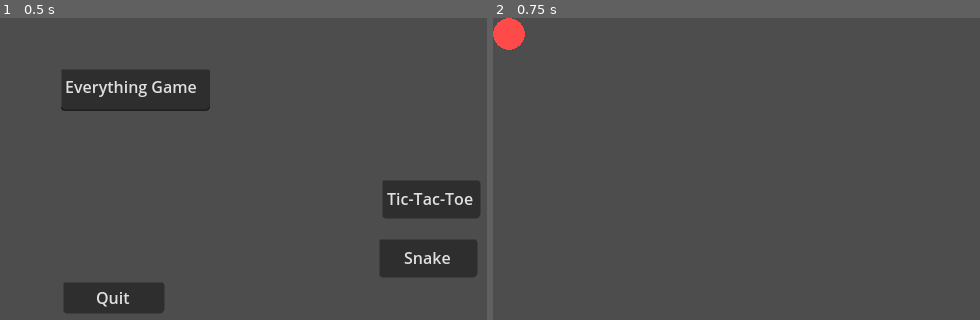
Above: before the commit, frames 1-2 (left to right).
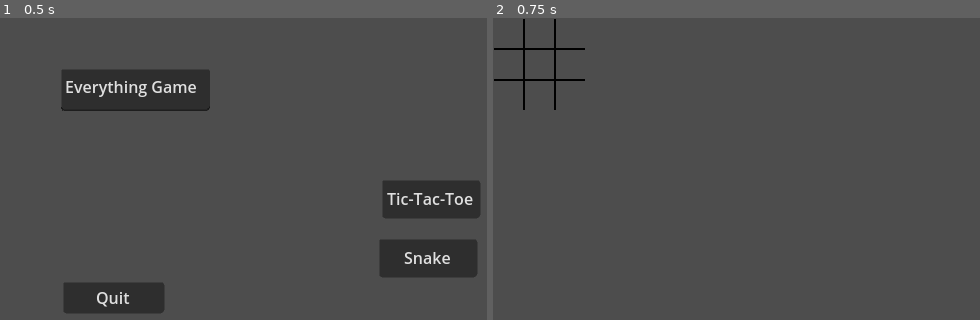
Above: after the commit, the same moments.

Repository: ZevZX/Everything-Game
Game: Godot game, scene res://game/main_menu/main_menu.tscn
Same seed, same stepped clock (60 frames per second), same inputs: the game is played once before the commit and once after it.
Inputs:
- Up to frame 1 (0.5 s): no input
- Up to frame 2 (0.75 s): click "Tic-Tac-Toe" at 0.5 s

Frame 1 is identical in both runs. In frame 2, 1.0% of the frame differs, in the area x 0-19%, y 0-31%.

Commit message:
snake error fixes

Diff:
--- a/game/main_menu/main_menu.tscn
+++ b/game/main_menu/main_menu.tscn
@@ -1,6 +1,7 @@
-[gd_scene load_steps=3 format=3 uid="uid://dy0688vhr1ud6"]
+[gd_scene load_steps=4 format=3 uid="uid://dy0688vhr1ud6"]
 
-[ext_resource type="Script" path="res://game/main_menu/start_button.gd" id="1_3sroh"]
+[ext_resource type="Script" path="res://game/main_menu/tic_tac_toe.gd" id="1_3sroh"]
+[ext_resource type="Script" path="res://game/main_menu/snake.gd" id="2_3npo2"]
 [ext_resource type="Script" path="res://game/main_menu/quit_button.gd" id="2_cqha5"]
 
 [node name="start_menu" type="Node2D"]
@@ -30,7 +31,7 @@
 offset_right = 477.0
 offset_bottom = 259.0
 text = "Snake"
-script = ExtResource("1_3sroh")
+script = ExtResource("2_3npo2")
 metadata/_edit_use_anchors_ = true
 
 [node name="quit_button" type="Button" parent="CanvasLayer"]
--- a/game/main_menu/quit_button.gd
+++ b/game/main_menu/quit_button.gd
@@ -1,15 +1,4 @@
 extends Button
-
-
-# Called when the node enters the scene tree for the first time.
-func _ready():
-	pass # Replace with function body.
-
-
-# Called every frame. 'delta' is the elapsed time since the previous frame.
-func _process(delta):
-	pass
-
 
 func _on_pressed():
 	get_tree().quit()
--- /dev/null
+++ b/game/main_menu/snake.gd
@@ -0,0 +1,4 @@
+extends Button
+
+func _on_pressed():
+	get_tree().change_scene_to_file("res://game/snake/snake.tscn")
--- a/game/main_menu/start_button.gd
+++ /dev/null
@@ -1,15 +0,0 @@
-extends Button
-
-
-# Called when the node enters the scene tree for the first time.
-func _ready():
-	pass # Replace with function body.
-
-
-# Called every frame. 'delta' is the elapsed time since the previous frame.
-func _process(delta):
-	pass
-
-
-func _on_pressed():
-	get_tree().change_scene_to_file("res://game/snake/snake.tscn")
--- /dev/null
+++ b/game/main_menu/tic_tac_toe.gd
@@ -0,0 +1,4 @@
+extends Button
+
+func _on_pressed():
+	get_tree().change_scene_to_file("res://game/tic_tac_toe/tic_tac_toe.tscn")
--- /dev/null
+++ b/game/snake/Score.gd
@@ -0,0 +1,9 @@
+extends Node2D
+
+@onready var screen_size = get_viewport().size
+
+func _ready():
+	$Apple.position = Vector2(screen_size.x - 60,screen_size.y - 40)
+	$ScoreText.position = Vector2(screen_size.x - 40,screen_size.y - 50)
+func update_score(snake_length):
+	$ScoreText.text = str(snake_length - 2)
--- /dev/null
+++ b/game/snake/Score.tscn
@@ -0,0 +1,15 @@
+[gd_scene load_steps=3 format=3 uid="uid://begfbj2y7p6u2"]
+
+[ext_resource type="Script" path="res://game/snake/Score.gd" id="1_1bye8"]
+[ext_resource type="Texture2D" uid="uid://b0u472rik42fq" path="res://game/snake/apple.png" id="2_kxygb"]
+
+[node name="Score" type="Node2D" groups=["ScoreGroup"]]
+script = ExtResource("1_1bye8")
+
+[node name="ScoreText" type="Label" parent="."]
+offset_right = 40.0
+offset_bottom = 23.0
+text = "0"
+
+[node name="Apple" type="Sprite2D" parent="."]
+texture = ExtResource("2_kxygb")
--- a/game/snake/snake.gd
+++ b/game/snake/snake.gd
@@ -3,7 +3,7 @@
 const SNAKE = 0
 const APPLE = 1
 var apple_pos
-var snake_body = [Vector2(5,10),Vector2(4,10),Vector2(3,10)]
+var snake_body = [Vector2(5,5),Vector2(4,5),Vector2(3,5)]
 var snake_direction = Vector2(1,0)
 var add_apple = false
 
@@ -17,11 +17,9 @@
 	return Vector2(x,y)
 
 func draw_apple():
-	$SnakeApple.set_cell(apple_pos.x,apple_pos.y,APPLE)
+	$SnakeApple.set_cell(0,apple_pos,APPLE)
 
 func draw_snake():
-#	for block in snake_body:
-#		$SnakeApple.set_cell(block.x,block.y,SNAKE,false,false,false,Vector2(8,0))
 
 	for block_index in snake_body.size():
 		var block = snake_body[block_index]
@@ -29,41 +27,41 @@
 		if block_index == 0:
 			var head_dir = relation2(snake_body[0],snake_body[1])
 			if head_dir == 'right':
-				$SnakeApple.set_cell(block.x,block.y,SNAKE,true,false,false,Vector2(2,0))
+				$SnakeApple.set_cell(0,block,SNAKE,Vector2(2,0))
 			if head_dir == 'left':
-				$SnakeApple.set_cell(block.x,block.y,SNAKE,false,false,false,Vector2(2,0))
+				$SnakeApple.set_cell(0,block,SNAKE,Vector2(2,0))
 			if head_dir == 'top':
-				$SnakeApple.set_cell(block.x,block.y,SNAKE,false,false,false,Vector2(3,0))
+				$SnakeApple.set_cell(0,block,SNAKE,Vector2(3,0))
 			if head_dir == 'bottom':
-				$SnakeApple.set_cell(block.x,block.y,SNAKE,false,true,false,Vector2(3,0))
+				$SnakeApple.set_cell(0,block,SNAKE,Vector2(3,0))
 		elif block_index == snake_body.size() - 1:
 			var tail_dir = relation2(snake_body[-1],snake_body[-2])
 			if tail_dir == 'right':
-				$SnakeApple.set_cell(block.x,block.y,SNAKE,false,false,false,Vector2(0,0))
+				$SnakeApple.set_cell(0,block,SNAKE,Vector2(0,0))
 			if tail_dir == 'left':
-				$SnakeApple.set_cell(block.x,block.y,SNAKE,true,false,false,Vector2(0,0))
+				$SnakeApple.set_cell(0,block,SNAKE,Vector2(0,0))
 			if tail_dir == 'top':
-				$SnakeApple.set_cell(block.x,block.y,SNAKE,false,true,false,Vector2(0,1))
+				$SnakeApple.set_cell(0,block,SNAKE,Vector2(0,1))
 			if tail_dir == 'bottom':
-				$SnakeApple.set_cell(block.x,block.y,SNAKE,false,false,false,Vector2(0,1))
+				$SnakeApple.set_cell(0,block,SNAKE,Vector2(0,1))
 
 		else:
 			var previous_block = snake_body[block_index + 1] - block
 			var next_block = snake_body[block_index - 1] - block
 
 			if previous_block.x == next_block.x:
-				$SnakeApple.set_cell(block.x,block.y,SNAKE,false,false,false,Vector2(4,1))
+				$SnakeApple.set_cell(0,block,SNAKE,Vector2(4,1))
 			elif previous_block.y == next_block.y:
-				$SnakeApple.set_cell(block.x,block.y,SNAKE,false,false,false,Vector2(4,0))
+				$SnakeApple.set_cell(0,block,SNAKE,Vector2(4,0))
 			else:
 				if previous_block.x == -1 and next_block.y == -1 or next_block.x == -1 and previous_block.y == -1:
-					$SnakeApple.set_cell(block.x,block.y,SNAKE,true,true,false,Vector2(5,0))
+					$SnakeApple.set_cell(0,block,SNAKE,Vector2(5,0))
 				if previous_block.x == -1 and next_block.y == 1 or next_block.x == -1 and previous_block.y == 1:
-					$SnakeApple.set_cell(block.x,block.y,SNAKE,true,false,false,Vector2(5,0))
+					$SnakeApple.set_cell(0,block,SNAKE,Vector2(5,0))
 				if previous_block.x == 1 and next_block.y == -1 or next_block.x == 1 and previous_block.y == -1:
-					$SnakeApple.set_cell(block.x,block.y,SNAKE,false,true,false,Vector2(5,0))
+					$SnakeApple.set_cell(0,block,SNAKE,Vector2(5,0))
 				if previous_block.x == 1 and next_block.y == 1 or next_block.x == 1 and previous_block.y == 1:
-					$SnakeApple.set_cell(block.x,block.y,SNAKE,false,false,false,Vector2(5,0))
+					$SnakeApple.set_cell(0,block,SNAKE,Vector2(5,0))
 
 func relation2(first_block:Vector2,second_block:Vector2):
 	var block_relation = second_block - first_block
@@ -90,7 +88,7 @@
 func delete_tiles(id:int):
 	var cells = $SnakeApple.get_used_cells_by_id(id)
 	for cell in cells:
-		$SnakeApple.set_cell(cell.x,cell.y,-1)
+		$SnakeApple.set_cell(0,cell,-1)
 
 func _input(_event):
 	if Input.is_action_just_pressed("ui_up"):
@@ -128,13 +126,13 @@
 	snake_body = [Vector2(5,10),Vector2(4,10),Vector2(3,10)]
 	snake_direction = Vector2(1,0)
 
-func _on_SnakeTick_timeout():
+func _process(_delta):
+	check_game_over()
+	if apple_pos in snake_body:
+		apple_pos = place_apple()
+
+func _on_snake_tick_timeout():
 	move_snake()
 	draw_apple()
 	draw_snake()
 	check_apple_eaten()
-
-func _process(_delta):
-	check_game_over()
-	if apple_pos in snake_body:
-		apple_pos = place_apple()
--- a/game/snake/snake.tscn
+++ b/game/snake/snake.tscn
@@ -1,10 +1,12 @@
-[gd_scene load_steps=7 format=3 uid="uid://dt00iqg1yef0k"]
+[gd_scene load_steps=8 format=3 uid="uid://dt00iqg1yef0k"]
 
 [ext_resource type="Script" path="res://game/snake/snake.gd" id="1_i2whp"]
-[ext_resource type="Texture2D" uid="uid://qf1qmfago74h" path="res://game/tic_tac_toe/snake_spritesheet.png" id="2_nycye"]
-[ext_resource type="Texture2D" uid="uid://b0u472rik42fq" path="res://game/tic_tac_toe/apple.png" id="3_lg1el"]
+[ext_resource type="Texture2D" uid="uid://qf1qmfago74h" path="res://game/snake/snake_spritesheet.png" id="2_nycye"]
+[ext_resource type="PackedScene" uid="uid://begfbj2y7p6u2" path="res://game/snake/Score.tscn" id="2_ptwel"]
+[ext_resource type="Texture2D" uid="uid://b0u472rik42fq" path="res://game/snake/apple.png" id="3_lg1el"]
 
 [sub_resource type="TileSetAtlasSource" id="TileSetAtlasSource_ucua2"]
+resource_name = "SNAKE"
 texture = ExtResource("2_nycye")
 texture_region_size = Vector2i(32, 32)
 0:0/0 = 0
@@ -61,6 +63,7 @@
 11:3/0 = 0
 
 [sub_resource type="TileSetAtlasSource" id="TileSetAtlasSource_wtmg4"]
+resource_name = "APPLE"
 texture = ExtResource("3_lg1el")
 texture_region_size = Vector2i(32, 32)
 0:0/0 = 0
@@ -73,7 +76,14 @@
 [node name="Snake" type="Node"]
 script = ExtResource("1_i2whp")
 
+[node name="Score" parent="." instance=ExtResource("2_ptwel")]
+
 [node name="SnakeApple" type="TileMap" parent="."]
 tile_set = SubResource("TileSet_m6j8k")
 format = 2
-layer_0/tile_data = PackedInt32Array(0, 1, 0)
+
+[node name="SnakeTick" type="Timer" parent="."]
+wait_time = 0.2
+autostart = true
+
+[connection signal="timeout" from="SnakeTick" to="." method="_on_snake_tick_timeout"]
Renamed: game/tic_tac_toe/apple.png -> game/snake/apple.png
Not shown, changed: game/snake/apple.png.import
Renamed: game/snake_head.png -> game/snake/snake_head.png
Not shown, changed: game/snake/snake_head.png.import
Renamed: game/snake_spritesheet.png -> game/snake/snake_spritesheet.png
Not shown, changed: game/snake/snake_spritesheet.png.import
Not shown, removed: game/snake_head.png.import
Binary file removed: game/tic_tac_toe/snake_spritesheet.png
